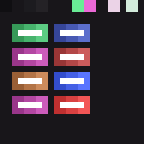
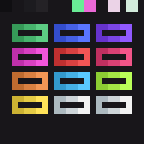
Layer changes from the first 144px x 144px image to the second:
painted on "Tag Accents" over [12, 24, 132, 114]
